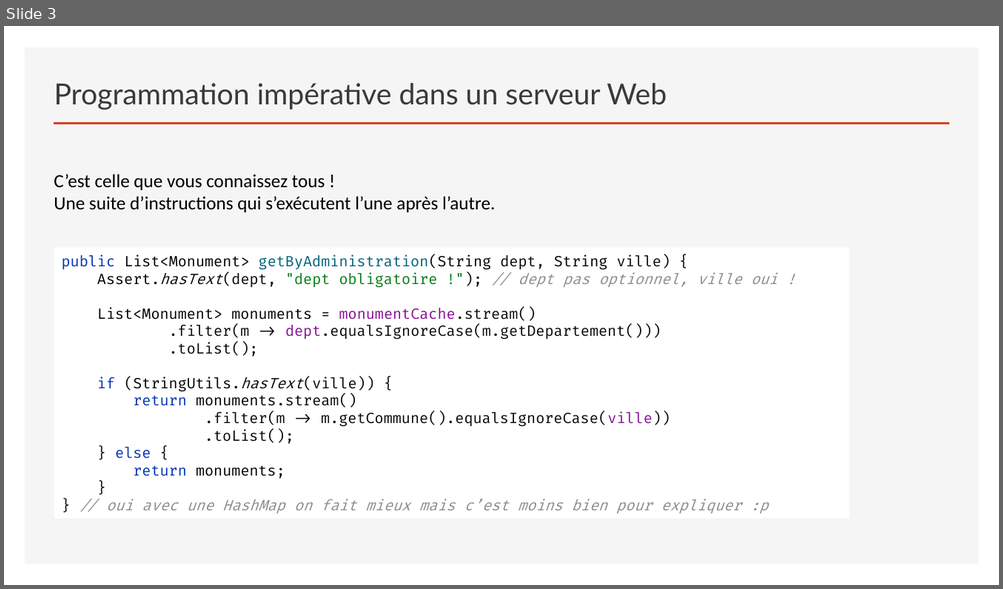
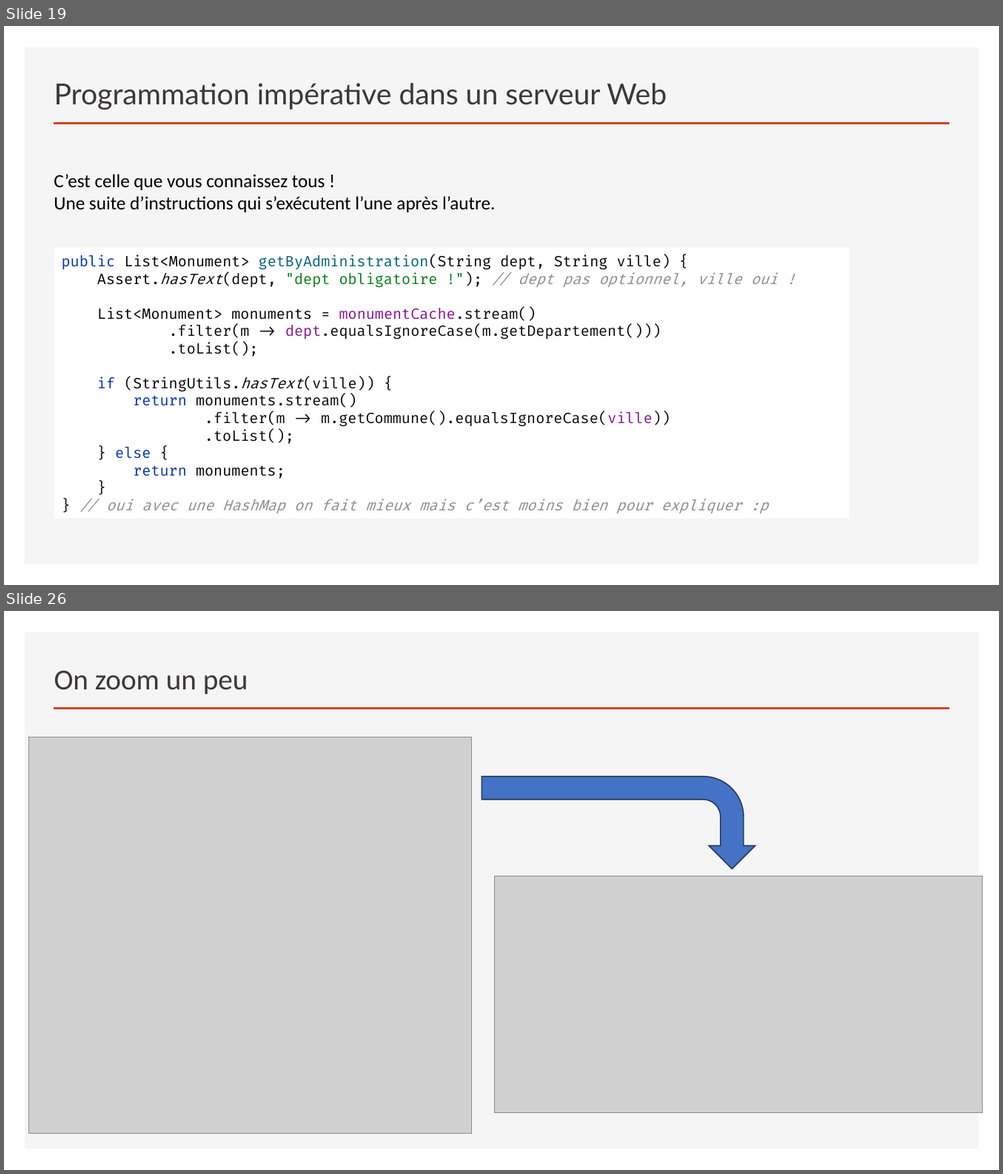
Before and after one commit to sebzuki/webflux-vs-web, a slide deck: REACTIVE.pptx. Shown one above the other, each under a label of ours: slide 3 before the commit, slides 19 and 26 after it; the slides between them are not shown. The pictures are 1003x589 and 1003x1174 pixels, drawn with LibreOffice and Linux fonts; fonts in the diff are those of the drawing; grey boxes stand for pictures. Boxes give left, top, right and bottom in pixels: in the first picture for what was removed or moved away, otherwise in the second. Text is boxed around its words. In the diff, an @@ line names an element or a change of style, - is before the commit and + after.

```diff
--- a/REACTIVE.pptx
+++ b/REACTIVE.pptx
@@ slide 26 added at (4, 611, 999, 1170), background #FFFFFF; not listed: 2 template elements that a slide beside it also shows @@
@@ title added at (54, 670, 248, 695), 28 pt, text #3B3838 @@
+On zoom un peu
@@ picture added at (28, 737, 471, 1134) @@
@@ bent arrow added at (481, 777, 754, 869), fill #4472C4, outline #1E3256 1 pt @@
@@ picture added at (494, 877, 982, 1113) @@
@@ what was slide 3 is now slide 19 @@
```
Also in this commit, not shown: 7 slides changed, 28 other slides added, 10 slides removed, 33 other files.
